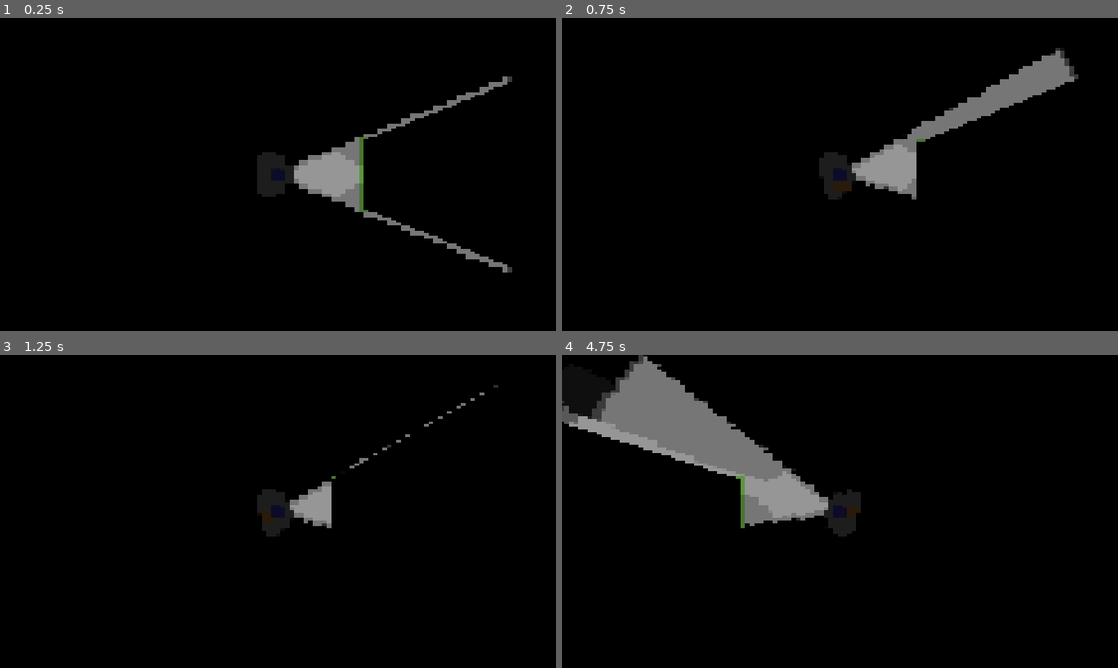
Above: before the commit, frames 1-4 (two rows, left to right).
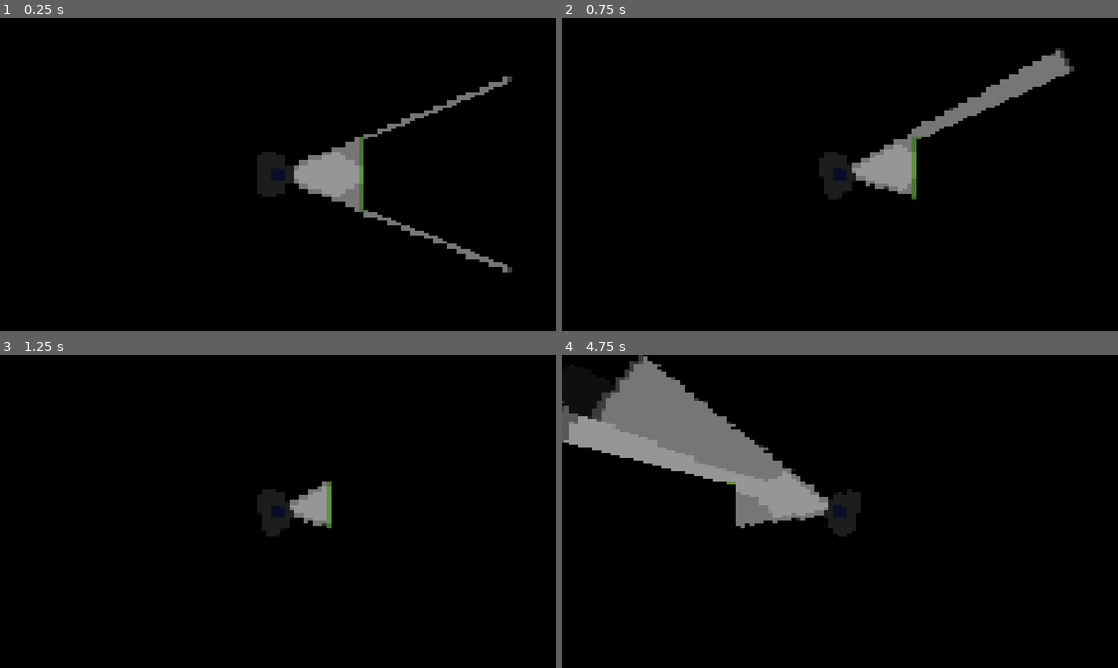
Above: after the commit, the same moments.

Repository: pt50hgm/DogMaze
Game: Godot game, scene res://Scenes/Game Scenes/Main.tscn
The game is run twice, just before and just after one commit, with the same random seed, the same clock (stepped at 60 frames per second) and the same inputs.
Inputs (mouse positions are in pixels of both pictures, inside the frame that each line leads up to):
- Up to frame 1 (0.25 s): no input
- Up to frame 2 (0.75 s): tap Enter at 0.5 s; move the mouse to (962, 158) at 0.52 s; hold Right (right) from 0.53 s (still down); hold X (call_dog) from 0.53 s (still down); click (962, 158) at 0.67 s
- Up to frame 3 (1.25 s): keep holding Right (right); keep holding X (call_dog); tap C (turbo_charge) at 0.8 s
- Up to frame 4 (4.75 s): move the mouse to (728, 527) at 1.27 s; release Right (right) at 1.28 s; release X (call_dog) at 1.28 s; hold Down (down) 1.28-2.03 s; tap C (turbo_charge) at 1.35, 2.3, 2.85, 3.8, 4.35 s; tap X (call_dog) at 1.55, 3.05, 4.55 s; move the mouse to (895, 442) at 2.02 s; hold Right (right) 2.03-2.78 s; hold X (call_dog) 2.03-2.78 s; move the mouse to (812, 574) at 2.77 s; hold W (up) 2.78-3.53 s; click (812, 574) at 2.92 s; move the mouse to (1006, 558) at 3.52 s; hold X (call_dog) 3.53-4.28 s; hold A (left) from 3.53 s (still down); move the mouse to (673, 464) at 4.27 s

Frame 1 is identical in both runs. In frame 2, 0.8% of the frame differs, in the area x 62-93%, y 17-58%; in frame 3, 0.3%; in frame 4, 1.6%, in the area x 0-33%, y 21-56%.

Commit message:
implement states for pathfinding

Diff:
--- a/Scenes/Game Scenes/Main.tscn
+++ b/Scenes/Game Scenes/Main.tscn
@@ -92,6 +92,7 @@
 position = Vector2( 400, 0 )
 
 [node name="Player" parent="Viewport/Main" instance=ExtResource( 2 )]
+turbo_light_energy = 1.5
 
 [node name="TextureRect" type="TextureRect" parent="."]
 material = SubResource( 6 )
--- /dev/null
+++ b/Scenes/Objects/Mimic.gd
@@ -0,0 +1,14 @@
+extends KinematicBody2D
+
+onready var Player = get_node("/root/ViewportContainer/Viewport/Main/Player")
+export var jumpscareDistance : float
+
+func _ready():
+	pass # Replace with function body.
+
+
+# Called every frame. 'delta' is the elapsed time since the previous frame.
+func _process(delta):
+	if self.position.distance_squared_to(Player.position) < jumpscareDistance:
+		# queue jumpscare
+		pass
--- a/Scenes/Objects/Mimic.tscn
+++ b/Scenes/Objects/Mimic.tscn
@@ -1,6 +1,7 @@
-[gd_scene load_steps=4 format=2]
+[gd_scene load_steps=5 format=2]
 
 [ext_resource path="res://Sprites/Placeholders/Ellipse.png" type="Texture" id=1]
+[ext_resource path="res://Scenes/Objects/Mimic.gd" type="Script" id=2]
 
 [sub_resource type="SpriteFrames" id=1]
 animations = [ {
@@ -15,6 +16,8 @@
 
 [node name="Mimic" type="KinematicBody2D"]
 position = Vector2( 700, 0 )
+script = ExtResource( 2 )
+jumpscareDistance = 50.0
 
 [node name="Sprite" type="AnimatedSprite" parent="."]
 self_modulate = Color( 1, 0, 0, 1 )
--- a/Scenes/Objects/Player.tscn
+++ b/Scenes/Objects/Player.tscn
@@ -17,10 +17,9 @@
 
 [node name="Player" type="KinematicBody2D"]
 script = ExtResource( 2 )
-
+speed = 160.0
 default_light_energy = 1.0
 turbo_light_energy = 10.0
-speed = 160.0
 
 [node name="CollisionShape2D" type="CollisionShape2D" parent="."]
 shape = SubResource( 2 )
@@ -43,3 +42,5 @@
 range_z_max = 10
 shadow_enabled = true
 shadow_color = Color( 1, 0.780392, 0.027451, 0 )
+
+[connection signal="input_event" from="." to="." method="_on_Player_input_event"]
--- a/Scripts/Dog.gd
+++ b/Scripts/Dog.gd
@@ -4,89 +4,70 @@
 
 var velocity : Vector2 = Vector2.ZERO
 onready var Main = get_parent()
-onready var Player = get_node("/root/ViewportContainer/Viewport/Main/Player")
+onready var Graphics = get_node("/root/ViewportContainer/Viewport/Main/Player/Graphics")
+onready var light = get_node("/root/ViewportContainer/Viewport/Main/Player/Graphics/Light2D")
+
 export var followDuration: float
-onready var playerLight = get_node("/root/ViewportContainer/Viewport/Main/Player/Graphics/Light2D")
-
-var followTimer : float
-var followPlayer = false
-
-
+export var guideDistance: int = 25000
+export var dogTimer: float = 3
+var illumCounter : float = 0
+var notIllumCounter : float = 0
 
 # Called when the node enters the scene tree for the first time.
 func _ready():
 	pass
 
+func do_state_action(delta):
+	if state == "followPlayer":
+		set_target_location(Player.position)
+	elif state == "guidePlayer":
+		pass
+	elif state == "call":
+		set_target_location(Player.position)
+
+
 # Called every frame. 'delta' is the elapsed time since the previous frame.
 func _physics_process(delta):
+	do_state_action(delta)
+
 	if Input.is_action_pressed("call_dog"):
-		followPlayer = true
-		followTimer = followDuration
+		set_state("call")
 
-	if followPlayer:
-		followTimer -= delta
-		if followTimer <= 0:
-			followPlayer = false
+	if self.is_illuminated() or self.position.distance_squared_to(Player.position) < guideDistance:
+		notIllumCounter = 0
+		illumCounter += delta
+		print("illuminated")
+		if illumCounter > dogTimer:
+			print("guiding")
+			set_state("guidePlayer")
+	elif not self.is_illuminated():
+		illumCounter = 0
+		print("not illuminated")
+		notIllumCounter += delta
+		if notIllumCounter > dogTimer:
+			print("following")
+			set_pathfind(Player.position, moveSpeed, followDuration)
+			set_state("followPlayer")
+	print(illumCounter)
+	print(notIllumCounter)
 
-		set_target_location(Player.get_position()) # get player position
 
-	var moveDirection = get_dir_to_target()
-	if arrived_at_target():
-		#Set animation to idle
-		velocity = Vector2.ZERO
-	else:
-		velocity = moveDirection * moveSpeed * delta
-		navigationAgent.set_velocity(velocity)
-	move_and_slide(velocity)
-
-	if Input.is_action_pressed("turbo_charge"):
-		if is_illuminated(playerLight):
-			print("i'm illuminated!")
-			pass
-		else:
-			print("sadge")
-
-func is_illuminated(light: Light2D) -> bool:
+func is_illuminated() -> bool:
 	var dogPosition = self.position
 
 	var lightPosition = light.global_position
-	var playerRotation = Player.rotation
+	var graphicsRotation = Graphics.rotation
+
+	if graphicsRotation > 2*PI: graphicsRotation -= 2*PI
+	elif graphicsRotation < 0: graphicsRotation += 2*PI
 
 	var angleToDog = lightPosition.angle_to_point(dogPosition)
 	if angleToDog > 0:
 		angleToDog -= PI
 	else: angleToDog += PI
+#	print("angle to dog: ", rad2deg(angleToDog))
+#	print("graphics angle: ", rad2deg(graphicsRotation))
 
-	print("player rotation: ", rad2deg(playerRotation))
-	print("angle_to_dog:", rad2deg(angleToDog))
-
-	return (abs(angleToDog - playerRotation) < PI/4/2) or \
-	(abs(angleToDog + 2*PI - playerRotation) < PI/4/2) or \
-	(abs(angleToDog - playerRotation + 2*PI) < PI/4/2)
-
-	print("\n\ndog: ", dogPosition)
-	print("light_position: ", lightPosition)
-	return true
-
-	# Calculate the light's effective radius (length of the cone)
-#	var light_radius = light.texture.get_size().x * light.scale.x
-#
-#	# Define the spread angle of the cone (in radians)
-#	var spread_angle = deg2rad(45) # Example spread of 45 degrees (adjust as needed)
-#
-#	# Calculate the two base points of the triangle
-#	var direction = Vector2(1, 0).rotated(light_rotation).normalized() * light_radius
-#	var left_point = light_position + direction.rotated(-spread_angle / 2)
-#	var right_point = light_position + direction.rotated(spread_angle / 2)
-#
-#	# Check if the dog's position is inside the triangle
-#	return point_in_triangle(dog_position, light_position, left_point, right_point) and detect_collision():
-
-	# Function to check if a point is inside a triangle
-#func point_in_triangle(p: Vector2, a: Vector2, b: Vector2, c: Vector2) -> bool:
-#	var d1 = (p.x - b.x) * (a.y - b.y) - (a.x - b.x) * (p.y - b.y)
-#	var d2 = (p.x - c.x) * (b.y - c.y) - (b.x - c.x) * (p.y - c.y)
-#	var d3 = (p.x - a.x) * (c.y - a.y) - (c.x - a.x) * (p.y - a.y)
-#	var has_neg = (d1 < 0) or (d2 < 0) or (d3 < 0)
-#	var has_pos = (d1 > 0) or (d2 > 0) or (d3 > 0)
-#	return not (has_neg and has_pos)
+	return (abs(angleToDog - graphicsRotation) < PI/4/2) or \
+	(abs(angleToDog + 2*PI - graphicsRotation) < PI/4/2) or \
+	(abs(angleToDog - graphicsRotation + 2*PI) < PI/4/2)
--- a/Scripts/Pathfinder.gd
+++ b/Scripts/Pathfinder.gd
@@ -1,9 +1,15 @@
 extends KinematicBody2D
 
-
 onready var navigationAgent : NavigationAgent2D = $NavigationAgent2D
+export var state : String
 
 var targetLocation : Vector2 = Vector2.ZERO
+var followPlayer : bool
+var followTimer : float
+var movementSpeed : float
+var followPosition : Vector2
+
+onready var Player = get_node("/root/ViewportContainer/Viewport/Main/Player")
 
 func set_target_location(target : Vector2) -> void:
 	navigationAgent.set_target_location(target)
@@ -28,3 +34,25 @@
 # Called every frame. 'delta' is the elapsed time since the previous frame.
 func _process(delta):
 	pass
+
+func set_pathfind(position: Vector2, speed, timer) -> void:
+	movementSpeed = speed
+	followTimer = timer
+	followPosition = position
+
+func set_state(s):
+	state = s
+
+func _physics_process(delta):
+#	do_state_action(delta)
+
+	var velocity
+	var moveDirection = get_dir_to_target()
+
+	if arrived_at_target():
+		#Set animation to idle
+		velocity = Vector2.ZERO
+	else:
+		velocity = moveDirection * movementSpeed * delta
+		navigationAgent.set_velocity(velocity)
+	move_and_slide(velocity)
--- a/Scripts/Player.gd
+++ b/Scripts/Player.gd
@@ -41,5 +41,7 @@
 	else:
 		light.energy = default_light_energy
 
-func get_position() -> Vector2:
-	return position
+
+
+func _on_Player_input_event(viewport, event, shape_idx):
+	pass # Replace with function body.
--- a/project.godot
+++ b/project.godot
@@ -54,15 +54,14 @@
 , Object(InputEventKey,"resource_local_to_scene":false,"resource_name":"","device":0,"alt":false,"shift":false,"control":false,"meta":false,"command":false,"pressed":false,"scancode":68,"physical_scancode":0,"unicode":0,"echo":false,"script":null)
  ]
 }
+turbo_charge={
+"deadzone": 0.5,
+"events": [ Object(InputEventKey,"resource_local_to_scene":false,"resource_name":"","device":0,"alt":false,"shift":false,"control":false,"meta":false,"command":false,"pressed":false,"scancode":67,"physical_scancode":0,"unicode":0,"echo":false,"script":null)
+ ]
+}
 call_dog={
 "deadzone": 0.5,
 "events": [ Object(InputEventKey,"resource_local_to_scene":false,"resource_name":"","device":0,"alt":false,"shift":false,"control":false,"meta":false,"command":false,"pressed":false,"scancode":88,"physical_scancode":0,"unicode":0,"echo":false,"script":null)
-, Object(InputEventKey,"resource_local_to_scene":false,"resource_name":"","device":0,"alt":false,"shift":false,"control":false,"meta":false,"command":false,"pressed":false,"scancode":75,"physical_scancode":0,"unicode":0,"echo":false,"script":null)
- ]
-}
-turbo_charge={
-"deadzone": 0.5,
-"events": [ Object(InputEventKey,"resource_local_to_scene":false,"resource_name":"","device":0,"alt":false,"shift":false,"control":false,"meta":false,"command":false,"pressed":false,"scancode":67,"physical_scancode":0,"unicode":0,"echo":false,"script":null)
  ]
 }
 
